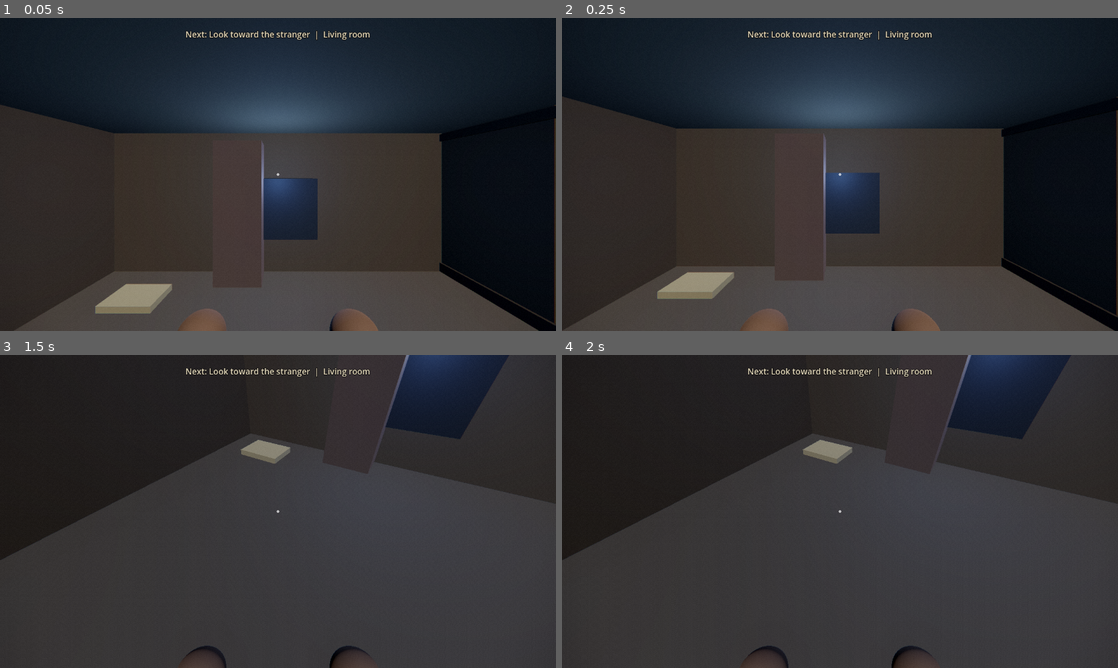
Above: before the commit, frames 1-4 (two rows, left to right).
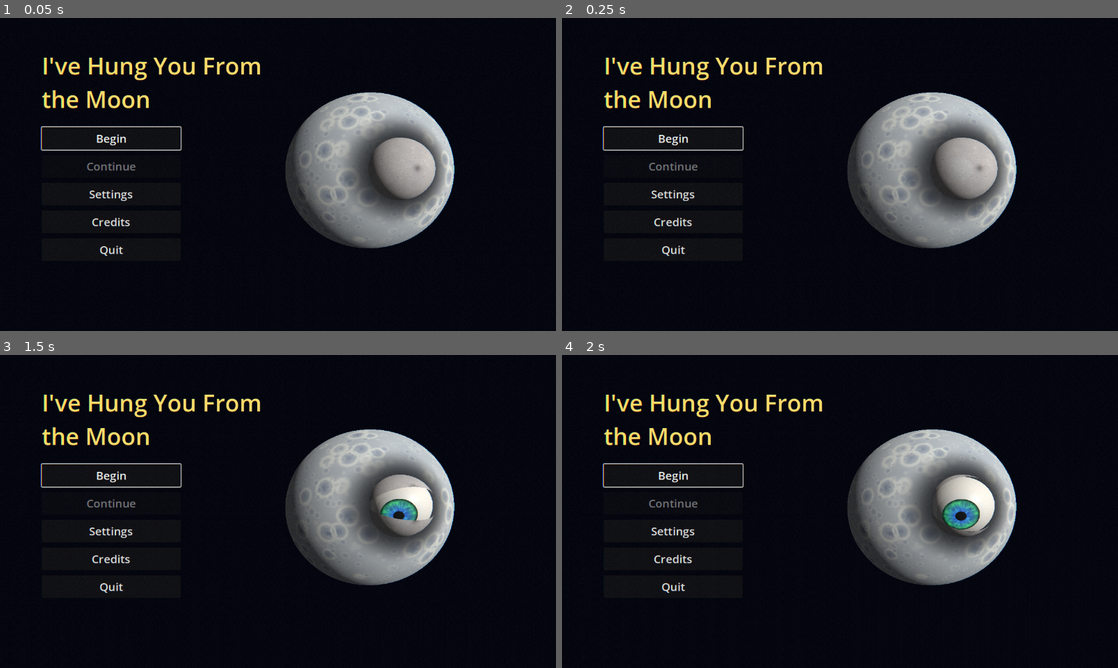
Above: after the commit, the same moments.

Repository: gabeekleiber-oss/Moon-Game
Game: Godot game, scene res://scenes/main/main.tscn
Two runs of this game, one before a commit and one after it. Both use one fixed random seed, a clock stepped at 60 frames per second and the inputs below.
Inputs (mouse positions are in pixels of both pictures, inside the frame that each line leads up to):
- Up to frame 1 (0.05 s): no input
- Up to frame 2 (0.25 s): no input
- Up to frame 3 (1.5 s): click (111, 530) at 0.5 s, where only the run after the commit has a clickable "Settings"; click (172, 652) at 1.25 s, where only the run after the commit has a clickable "Back"
- Up to frame 4 (2 s): no input

The runs differ from the first frame. In frame 1, 77% of the frame differs, in the area x 0-100%, y 0-100%; in frame 2, 77%; in frame 3, 94%; in frame 4, 94%.

Commit message:
[S-11] done

Diff:
--- a/scenes/main/main.gd
+++ b/scenes/main/main.gd
@@ -16,6 +16,10 @@
 	if quality_override in ["auto", "high", "medium", "low"]:
 		Game.settings["quality"] = quality_override
 		GameSettings.apply("quality")
+	if _show_title():
+		var title: Node = load("res://scenes/title/title_screen.tscn").instantiate()
+		add_child(title)
+		return
 	await Acts.go_to(start, true)
 	if OS.get_cmdline_user_args().has("--capture-act1"):
 		for frame in 30:
@@ -52,3 +56,11 @@
 		return
 	if level >= 0.0:
 		Unreality.force(level)
+
+
+## The title screen is the default entry. Any debug or verification flag skips it and starts the act directly.
+func _show_title() -> bool:
+	for arg in OS.get_cmdline_user_args():
+		if arg.begins_with("--act=") or arg in ["--capture-act1", "--verify-export", "--skip-title"]:
+			return false
+	return true
--- /dev/null
+++ b/scenes/title/title_screen.gd
@@ -0,0 +1,230 @@
+class_name TitleScreen
+extends Node3D
+## Title screen (S-11): the code-made MoonEye as backdrop, then Begin / Continue / Settings / Credits / Quit.
+##
+## Begin starts a new game via `SaveGame.new_game()` (asking first if a save exists, because Begin replaces it).
+## Continue is enabled only when `SaveGame.has_save()`. No HUD, no meters. Reduced Motion turns off random blinking.
+## Runnable standalone (F6). Frees itself once an act has started.
+
+## Emitted just before the screen frees itself because a game started.
+signal game_started
+
+const ACCENT := Color(1.0, 0.86, 0.42)
+const TEXT := Color(1.0, 0.97, 0.9)
+const TITLE_TEXT := "I've Hung You From the Moon"
+const CREDITS_LINES: Array[String] = [
+	"Adapted from a surreal, rhyming, darkly comic short story.",
+	"Built in Godot 4.3.",
+	"Placeholder credits: the full list is filled in by the Z-tasks.",
+]
+
+var _moon: MoonEye
+var _cam: Camera3D
+var _blink_timer: float = 4.0
+var _starting: bool = false
+var _layer: CanvasLayer
+var _menu_box: VBoxContainer
+var _confirm_box: VBoxContainer
+var _settings: SettingsPanel
+var _credits_box: VBoxContainer
+var _begin_button: Button
+var _continue_button: Button
+
+
+func _ready() -> void:
+	Input.mouse_mode = Input.MOUSE_MODE_VISIBLE
+	_build_backdrop()
+	_build_ui()
+	_show_panel("menu")
+	await get_tree().create_timer(0.6).timeout
+	if is_instance_valid(_moon):
+		_moon.open(2.2)
+
+
+## Re-checks the save file (call after anything that might have created or removed it).
+func refresh() -> void:
+	_continue_button.disabled = not SaveGame.has_save()
+
+
+## Which panel is showing: "menu", "confirm", "settings" or "credits".
+func panel() -> String:
+	if _confirm_box.visible:
+		return "confirm"
+	if _settings.visible:
+		return "settings"
+	if _credits_box.visible:
+		return "credits"
+	return "menu"
+
+
+## What the Begin button does (public so tests can drive it without a mouse).
+func begin_pressed() -> void:
+	if _starting:
+		return
+	if SaveGame.has_save():
+		_show_panel("confirm")
+	else:
+		await start_new()
+
+
+## Starts a fresh game, replacing any save.
+func start_new() -> void:
+	if _starting:
+		return
+	_starting = true
+	await SaveGame.new_game()
+	game_started.emit()
+	queue_free()
+
+
+## Loads the save. Returns false (and stays on the title) if there is no valid save.
+func continue_pressed() -> bool:
+	if _starting or not SaveGame.has_save():
+		refresh()
+		return false
+	_starting = true
+	var ok: bool = await SaveGame.continue_game()
+	if not ok:
+		_starting = false
+		refresh()
+		return false
+	game_started.emit()
+	queue_free()
+	return true
+
+
+func _process(delta: float) -> void:
+	if _moon == null or _cam == null:
+		return
+	var mp := get_viewport().get_mouse_position()
+	var origin := _cam.project_ray_origin(mp)
+	var dir := _cam.project_ray_normal(mp)
+	_moon.look_at_point(origin + dir * 40.0, 0.25)
+	_blink_timer -= delta
+	if _blink_timer <= 0.0:
+		_blink_timer = randf_range(3.5, 7.0)
+		if _moon.is_open() and not bool(Game.settings.get("reduced_motion", false)):
+			_moon.blink()
+
+
+func _unhandled_input(event: InputEvent) -> void:
+	if event.is_action_pressed("ui_cancel") and panel() != "menu":
+		_show_panel("menu")
+		get_viewport().set_input_as_handled()
+
+
+func _build_backdrop() -> void:
+	var env := Environment.new()
+	env.background_mode = Environment.BG_COLOR
+	env.background_color = Color(0.02, 0.025, 0.06)
+	env.ambient_light_color = Color(0.4, 0.45, 0.6)
+	env.ambient_light_energy = 0.5
+	var we := WorldEnvironment.new()
+	we.environment = env
+	add_child(we)
+	var sun := DirectionalLight3D.new()
+	sun.rotation_degrees = Vector3(-20, 25, 0)
+	add_child(sun)
+	_moon = MoonEye.new()
+	_moon.position = Vector3(11.0, 0.5, 0.0)
+	add_child(_moon)
+	_cam = Camera3D.new()
+	_cam.position = Vector3(0, 0, 28)
+	add_child(_cam)
+	_cam.make_current()
+
+
+func _build_ui() -> void:
+	_layer = CanvasLayer.new()
+	add_child(_layer)
+	var root := Control.new()
+	root.set_anchors_preset(Control.PRESET_FULL_RECT)
+	root.mouse_filter = Control.MOUSE_FILTER_IGNORE
+	_layer.add_child(root)
+	var margin := MarginContainer.new()
+	margin.set_anchors_preset(Control.PRESET_FULL_RECT)
+	margin.add_theme_constant_override("margin_left", 96)
+	margin.add_theme_constant_override("margin_top", 72)
+	margin.add_theme_constant_override("margin_bottom", 72)
+	margin.add_theme_constant_override("margin_right", 96)
+	margin.mouse_filter = Control.MOUSE_FILTER_IGNORE
+	root.add_child(margin)
+	var stack := VBoxContainer.new()
+	stack.add_theme_constant_override("separation", 28)
+	stack.mouse_filter = Control.MOUSE_FILTER_IGNORE
+	stack.size_flags_horizontal = Control.SIZE_SHRINK_BEGIN
+	margin.add_child(stack)
+	var title := Label.new()
+	title.text = TITLE_TEXT
+	title.autowrap_mode = TextServer.AUTOWRAP_WORD_SMART
+	title.custom_minimum_size = Vector2(560, 0)
+	title.add_theme_font_size_override("font_size", 54)
+	title.add_theme_color_override("font_color", ACCENT)
+	title.mouse_filter = Control.MOUSE_FILTER_IGNORE
+	stack.add_child(title)
+
+	_menu_box = VBoxContainer.new()
+	_menu_box.add_theme_constant_override("separation", 12)
+	_menu_box.custom_minimum_size = Vector2(320, 0)
+	_menu_box.size_flags_horizontal = Control.SIZE_SHRINK_BEGIN
+	_begin_button = _button("Begin", begin_pressed)
+	_continue_button = _button("Continue", func() -> void: await continue_pressed())
+	_menu_box.add_child(_begin_button)
+	_menu_box.add_child(_continue_button)
+	_menu_box.add_child(_button("Settings", func() -> void: _show_panel("settings")))
+	_menu_box.add_child(_button("Credits", func() -> void: _show_panel("credits")))
+	_menu_box.add_child(_button("Quit", func() -> void: get_tree().quit()))
+	stack.add_child(_menu_box)
+
+	_confirm_box = VBoxContainer.new()
+	_confirm_box.add_theme_constant_override("separation", 12)
+	_confirm_box.custom_minimum_size = Vector2(420, 0)
+	_confirm_box.size_flags_horizontal = Control.SIZE_SHRINK_BEGIN
+	var ask := Label.new()
+	ask.text = "Start over? Beginning again replaces your saved game."
+	ask.autowrap_mode = TextServer.AUTOWRAP_WORD_SMART
+	ask.add_theme_font_size_override("font_size", 24)
+	ask.add_theme_color_override("font_color", TEXT)
+	_confirm_box.add_child(ask)
+	_confirm_box.add_child(_button("Start over", func() -> void: await start_new()))
+	_confirm_box.add_child(_button("Keep my save", func() -> void: _show_panel("menu")))
+	stack.add_child(_confirm_box)
+
+	_settings = SettingsPanel.new()
+	_settings.back_requested.connect(func() -> void: _show_panel("menu"))
+	stack.add_child(_settings)
+
+	_credits_box = VBoxContainer.new()
+	_credits_box.add_theme_constant_override("separation", 10)
+	_credits_box.custom_minimum_size = Vector2(520, 0)
+	for line in CREDITS_LINES:
+		var l := Label.new()
+		l.text = line
+		l.autowrap_mode = TextServer.AUTOWRAP_WORD_SMART
+		l.add_theme_font_size_override("font_size", 22)
+		l.add_theme_color_override("font_color", TEXT)
+		_credits_box.add_child(l)
+	_credits_box.add_child(_button("Back", func() -> void: _show_panel("menu")))
+	stack.add_child(_credits_box)
+
+
+func _show_panel(which: String) -> void:
+	_menu_box.visible = which == "menu"
+	_confirm_box.visible = which == "confirm"
+	_settings.visible = which == "settings"
+	_credits_box.visible = which == "credits"
+	if which == "menu":
+		refresh()
+		var first: Button = _continue_button if not _continue_button.disabled else _begin_button
+		first.grab_focus.call_deferred()
+		if not _continue_button.disabled:
+			_begin_button.focus_neighbor_bottom = _continue_button.get_path()
+
+
+func _button(text: String, on_press: Callable) -> Button:
+	var b := Button.new()
+	b.text = text
+	b.add_theme_font_size_override("font_size", 26)
+	b.custom_minimum_size = Vector2(0, 52)
+	b.pressed.connect(on_press)
+	return b
--- /dev/null
+++ b/scenes/title/title_screen.tscn
@@ -0,0 +1,6 @@
+[gd_scene load_steps=2 format=3]
+
+[ext_resource type="Script" path="res://scenes/title/title_screen.gd" id="1"]
+
+[node name="TitleScreen" type="Node3D"]
+script = ExtResource("1")
--- /dev/null
+++ b/tests/_title_shot.gd
@@ -0,0 +1,15 @@
+extends Node
+## Dev tool: screenshot of the title screen. Usage: bash scripts/tools/shot.sh res://tests/_title_shot.tscn -- --out=/tmp/title.png
+func _ready() -> void:
+	var out := "/tmp/title.png"
+	for a in OS.get_cmdline_user_args():
+		if a.begins_with("--out="):
+			out = a.get_slice("=", 1)
+	var title: TitleScreen = (load("res://scenes/title/title_screen.tscn") as PackedScene).instantiate()
+	add_child(title)
+	for i in 160:
+		await get_tree().process_frame
+	await RenderingServer.frame_post_draw
+	get_viewport().get_texture().get_image().save_png(out)
+	print("saved ", out)
+	get_tree().quit()
--- /dev/null
+++ b/tests/_title_shot.tscn
@@ -0,0 +1,6 @@
+[gd_scene load_steps=2 format=3]
+
+[ext_resource type="Script" path="res://tests/_title_shot.gd" id="1"]
+
+[node name="TitleShot" type="Node"]
+script = ExtResource("1")
--- /dev/null
+++ b/tests/test_title_screen.gd
@@ -0,0 +1,78 @@
+extends Node
+## S-11 title screen: Continue state follows the save, Begin asks before replacing a save, both enter Act 1.
+const TEST_PATH := "user://test_title_save.json"
+const TitleScene := preload("res://scenes/title/title_screen.tscn")
+var _fails := 0
+
+
+func _check(condition: bool, message: String) -> void:
+	print(("PASS " if condition else "FAIL ") + message)
+	if not condition:
+		_fails += 1
+
+
+func _clean() -> void:
+	for suffix in ["", ".bak", ".tmp"]:
+		if FileAccess.file_exists(TEST_PATH + suffix):
+			DirAccess.remove_absolute(ProjectSettings.globalize_path(TEST_PATH + suffix))
+
+
+func _ready() -> void:
+	var real_path: String = SaveGame.path
+	SaveGame.path = TEST_PATH
+	_clean()
+	SaveGame.session_active = false
+
+	# 1. No save: Continue disabled, Begin goes straight into Act 1 with no confirmation.
+	var title: TitleScreen = TitleScene.instantiate()
+	add_child(title)
+	await get_tree().process_frame
+	_check(title.panel() == "menu", "title opens on the main menu")
+	_check(title._continue_button.disabled, "Continue is disabled with no save")
+	_check(not await title.continue_pressed(), "continue_pressed with no save returns false and stays on the title")
+	_check(is_instance_valid(title) and not title.is_queued_for_deletion(), "title is still there after a failed Continue")
+	title.begin_pressed()
+	for i in 20:
+		await get_tree().process_frame
+	_check(Acts.current_id == 1 and Acts._current != null, "Begin with no save enters Act 1")
+	_check(not is_instance_valid(title) or title.is_queued_for_deletion(), "title frees itself after Begin")
+	_check(SaveGame.has_save(), "Begin writes the first save")
+
+	# 2. With a save: Continue enabled, Begin asks first and 'Keep my save' returns to the menu.
+	Events.beat_completed.emit(1, "intruder")
+	await get_tree().process_frame
+	await get_tree().process_frame
+	SaveGame.save_now("test")
+	var again: TitleScreen = TitleScene.instantiate()
+	add_child(again)
+	await get_tree().process_frame
+	_check(not again._continue_button.disabled, "Continue is enabled when a save exists")
+	again.begin_pressed()
+	_check(again.panel() == "confirm", "Begin asks for confirmation when a save exists")
+	again._show_panel("menu")
+	_check(again.panel() == "menu" and SaveGame.has_save(), "backing out of the confirmation keeps the save")
+	again._show_panel("settings")
+	_check(again.panel() == "settings", "Settings panel opens")
+	again._show_panel("credits")
+	_check(again.panel() == "credits", "Credits panel opens")
+	again._show_panel("menu")
+
+	# 3. Continue restores the saved beats in Act 1.
+	Acts.current_id = 0
+	if Acts._current != null:
+		Acts._current.queue_free()
+		Acts._current = null
+	await get_tree().process_frame
+	SaveGame.reset_state()
+	var ok: bool = await again.continue_pressed()
+	for i in 10:
+		await get_tree().process_frame
+	_check(ok and Acts.current_id == 1, "Continue re-enters the saved act")
+	var tracker: Variant = Acts._current.get("beats") if Acts._current != null else null
+	_check(tracker != null and tracker.is_done("intruder"), "Continue restores the completed beat")
+
+	_clean()
+	SaveGame.path = real_path
+	SaveGame.session_active = false
+	print("RESULT: %s" % ("PASS" if _fails == 0 else "FAIL (%d)" % _fails))
+	get_tree().quit(0 if _fails == 0 else 1)
--- /dev/null
+++ b/tests/test_title_screen.tscn
@@ -0,0 +1,6 @@
+[gd_scene load_steps=2 format=3]
+
+[ext_resource type="Script" path="res://tests/test_title_screen.gd" id="1"]
+
+[node name="Test" type="Node"]
+script = ExtResource("1")
Not shown, changed: docs/DIRECTION.md
Not shown, changed: docs/HANDOFF.md
Not shown, changed: docs/TASKS.md
Not shown, added: docs/state/S-11.md
